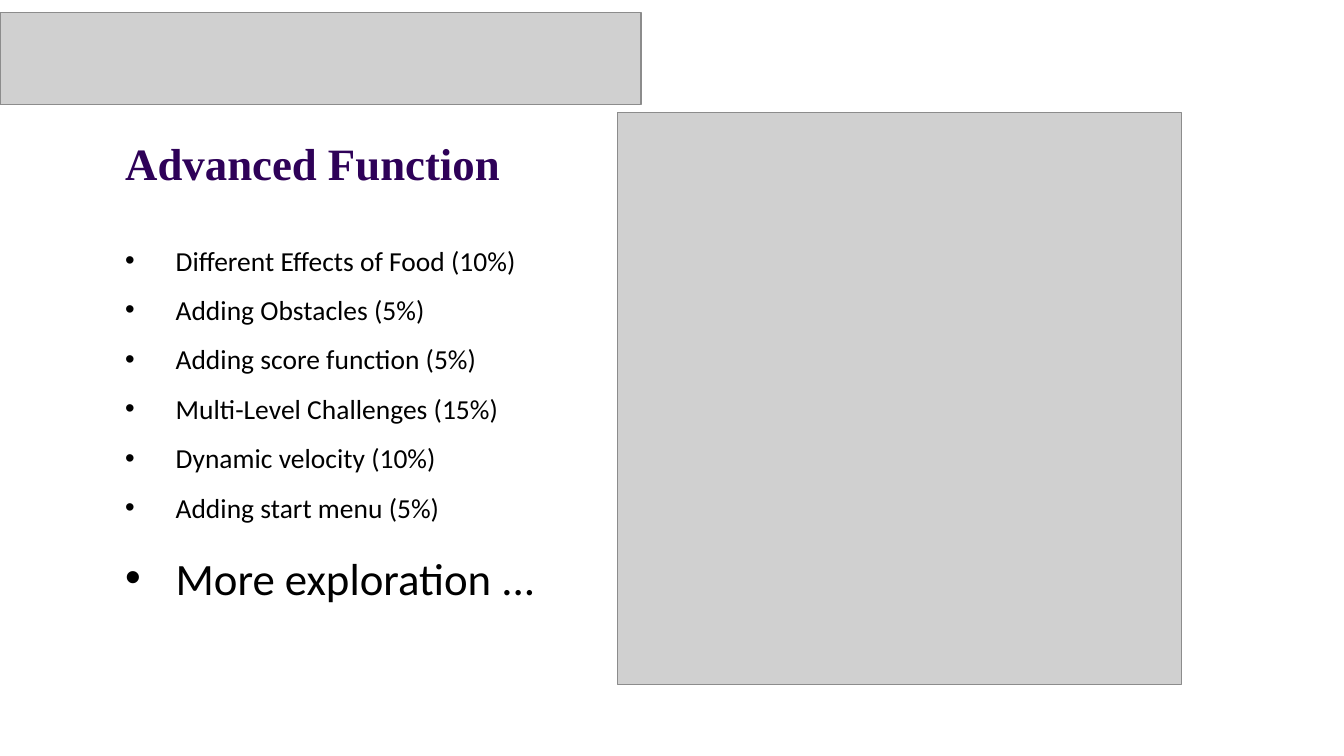
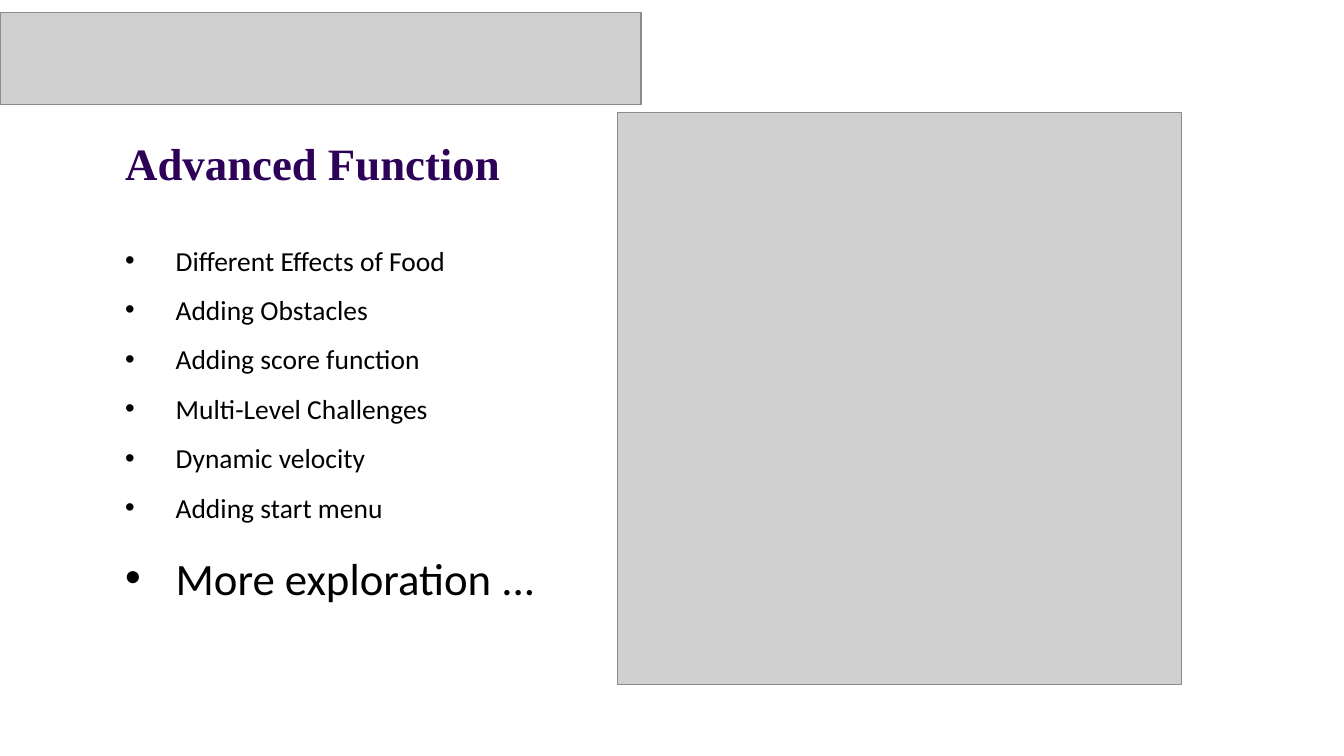
Before and after one commit to Guiliang/courses, a slide deck: slide 3 of cuhk-csc-1004/slides/CSC1004 Tutorial 8.pptx. Drawn at 1344x756 pixels with LibreOffice and Linux fonts; fonts in the diff are those of the drawing; grey boxes stand for pictures; background and template pictures are left out. Boxes give left, top, right and bottom in pixels: in the first picture for what was removed or moved away, otherwise in the second. Text is boxed around its words. In the diff, an @@ line names an element or a change of style, - is before the commit and + after.

```diff
--- a/cuhk-csc-1004/slides/CSC1004 Tutorial 8.pptx
+++ b/cuhk-csc-1004/slides/CSC1004 Tutorial 8.pptx
@@ text at [176, 252, 445, 523]: text changed @@
-• Different Effects of Food (10%)
-• Adding Obstacles (5%)
-• Adding score function (5%)
-• Multi-Level Challenges (15%)
-• Dynamic velocity (10%)
-• Adding start menu (5%)
+• Different Effects of Food
+• Adding Obstacles
+• Adding score function
+• Multi-Level Challenges
+• Dynamic velocity
+• Adding start menu
```
Also in this commit, not shown: 4 other slides changed, 2 slides added, 2 other files.
